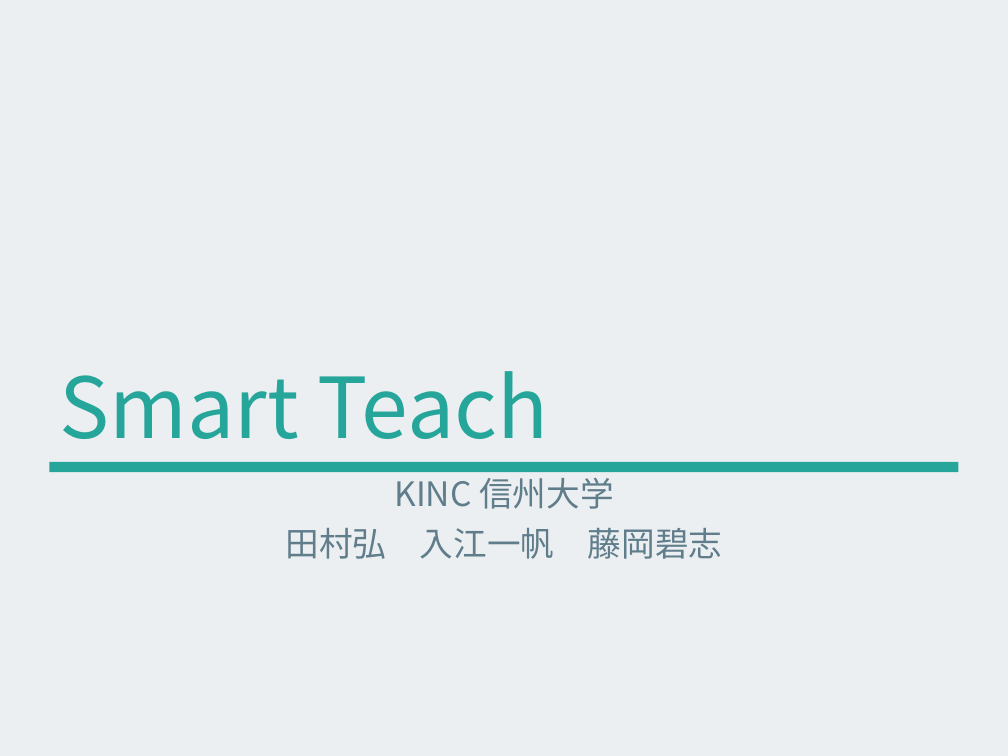
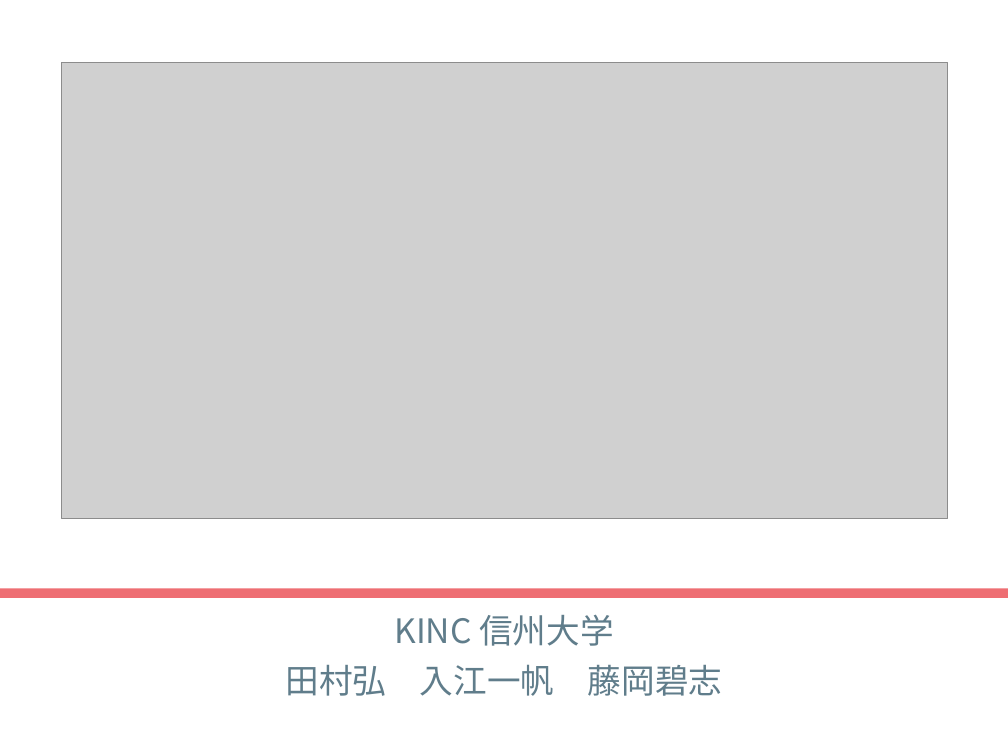
Before and after one commit to kinc-shinshu/smat-presentation, a slide deck: slide 1 of slide.pptx. Drawn at 1008x756 pixels with LibreOffice and Linux fonts; fonts in the diff are those of the drawing; grey boxes stand for pictures. Boxes give left, top, right and bottom in pixels: in the first picture for what was removed or moved away, otherwise in the second. Text is boxed around its words. In the diff, an @@ line names an element or a change of style, - is before the commit and + after.

```diff
--- a/slide.pptx
+++ b/slide.pptx
@@ background #ECEFF1 to #FFFFFF @@
@@ picture added at <box>61,62,948,519</box> @@
@@ title removed at <box>60,371,548,439</box> @@
-Smart Teach
@@ rectangle removed at <box>49,462,959,472</box> @@
@@ rectangle added at <box>0,589,1008,599</box>, fill #EE6E73 @@
@@ subtitle "KINC 信州大学" rewrapped from <box>286,471,722,559</box> to <box>286,615,722,696</box> @@
```
Also in this commit, not shown: 10 other slides changed, 16 slides added, 15 slides removed, 1 other file.
